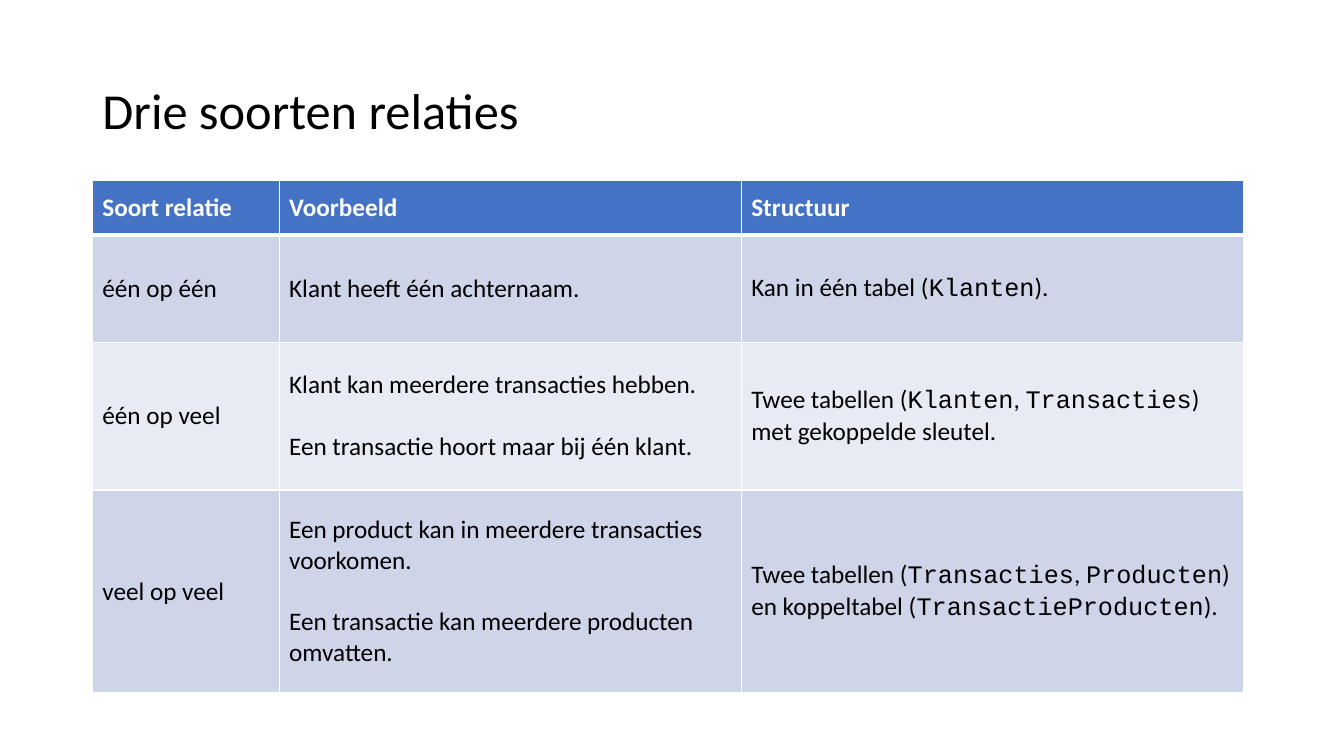
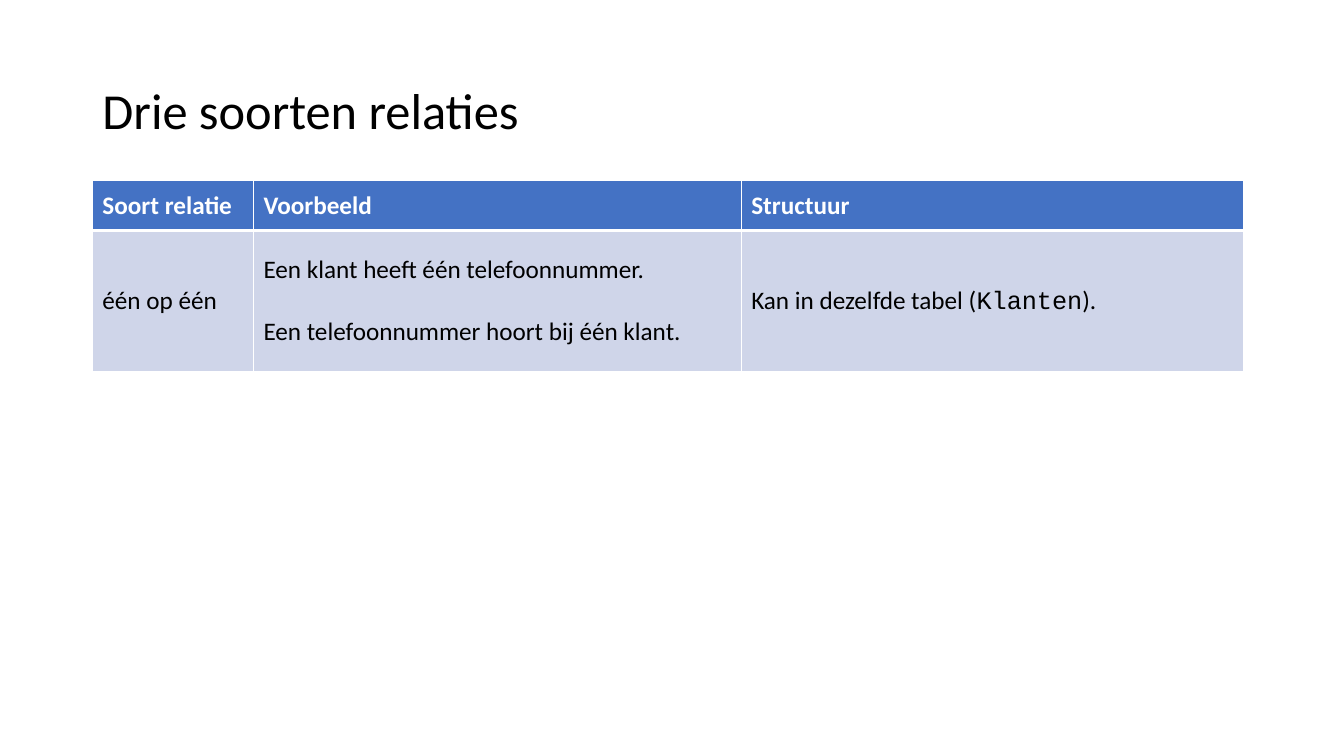
Before and after one commit to LFKoning/knowledge-sharing, a slide deck: slide 5 of sql_course/2_database_design/2_database_design.pptx. Drawn at 1344x756 pixels with LibreOffice and Linux fonts; fonts in the diff are those of the drawing. Boxes give left, top, right and bottom in pixels: in the first picture for what was removed or moved away, otherwise in the second. Text is boxed around its words. In the diff, an @@ line names an element or a change of style, - is before the commit and + after.

```diff
--- a/sql_course/2_database_design/2_database_design.pptx
+++ b/sql_course/2_database_design/2_database_design.pptx
@@ table removed at box(93, 180, 1243, 694), 4 rows, 3 columns @@
-Soort relatie | Voorbeeld | Structuur
-één op één | Klant heeft één achternaam. | Kan in één tabel (Klanten).
-één op veel | Klant kan meerdere transacties hebben. / Een transactie hoort maar bij één klant. | Twee tabellen (Klanten, Transacties) met gekoppelde sleutel.
-veel op veel | Een product kan in meerdere transacties voorkomen. / Een transactie kan meerdere producten omvatten. | Twee tabellen (Transacties, Producten) en koppeltabel (TransactieProducten).
@@ table added at box(93, 180, 1244, 372), 2 rows, 3 columns @@
+Soort relatie | Voorbeeld | Structuur
+één op één | Een klant heeft één telefoonnummer. / Een telefoonnummer hoort bij één klant. | Kan in dezelfde tabel (Klanten).
```
Also in this commit, not shown: 28 other slides changed, 17 slides added, 10 slides removed, 8 other files.
